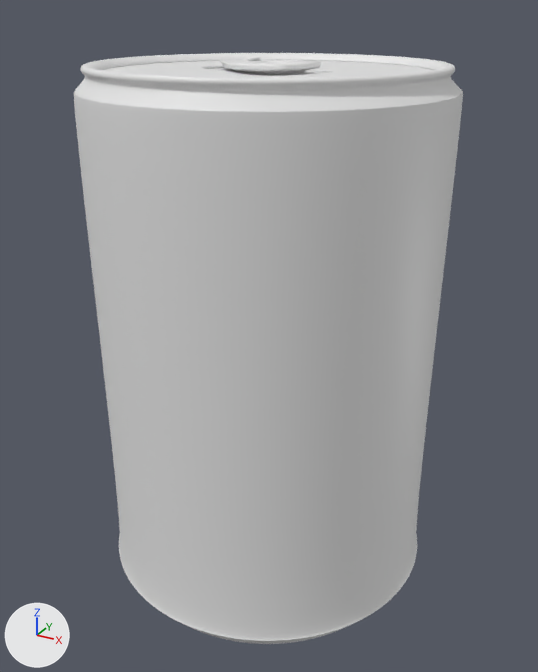
Before and after pictures for a commit that changed the FBX model booster/skardine.fbx.
Rendered twice from a 50 mm lens placed at (1.97, -3.53, 3.16), pointed at (0.04, -0.03, 1.41). Every picture has the same lights, and +X, +Y and +Z are marked at lower left. Where no turn or scale is listed for an object, it has been applied to the vertices. Vertices at the same position are counted once.

The first picture shows 'Cylinder', 'cancup'.
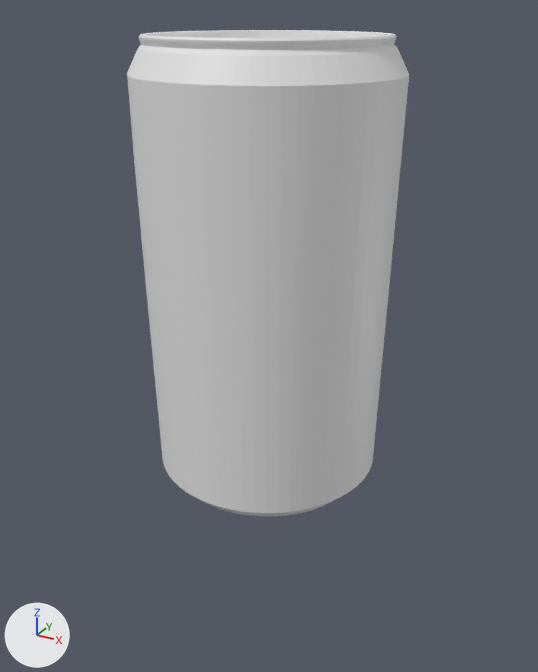
Where the newer file only moved an object's origin or applied its transform, the numbers keep the older frame.

What differs and where, as boxes (x1, y1, x2, y2) in the pictures (538 x 672 px; the box of a moved part takes in the faces that stretch with it):
```json
{"object": "Cylinder", "change": "reshaped, turned, rescaled", "before": [74, 53, 463, 644], "after": [127, 30, 409, 517]}
{"part": 1, "of": "me_cylinder", "change": "added", "after": [127, 30, 409, 517]}
{"part": 2, "of": "me_cylinder", "change": "deleted", "before": [74, 53, 463, 644]}
{"part": 3, "of": "me_cylinder_003", "change": "moved or reshaped", "before": [220, 56, 321, 75], "on screen": "not visible afterwards"}
```

The change, as JSON lines over the scene's bpy script:
```json
{"block": "me_cylinder", "where": "# used by ob_cylinder; location = (0.0, 0.0, 0.0); scale = (1.0, 1.0, 0.6)"}
{"op": "remove", "block": "me_cylinder", "code": "me_cylinder.from_pydata(...)  # 43684 vertices, 43296 faces; spans x -0.96..1.0, y -0.98..0.97, z -0.2..4.85"}
{"op": "add", "block": "me_cylinder", "code": "me_cylinder.from_pydata(...)  # 1490 vertices, 1481 faces; spans x -0.69..0.73, y 0.52..3.05, z -0.7..0.72"}
{"block": "me_cylinder", "change": "me_cylinder part 1: a new loose piece of 1489 vertices spanning x -0.69..0.73, y 0.52..3.05, z -0.7..0.72"}
{"block": "me_cylinder", "change": "me_cylinder part 2: the loose piece of 43414 vertices spanning x -0.96..1.0, y -0.98..0.97, z -0.2..4.85 is deleted"}
{"block": "me_cylinder_003", "where": "me_cylinder_003.from_pydata(...)  # 11038 vertices, 11040 faces; spans x -0.377..0.226, y -0.246..0.238, z -0.095..-0.012"}
{"block": "me_cylinder_003", "where": "# used by ob_cancup; location = (0.069, 0.005, 2.948)"}
{"block": "me_cylinder_003", "change": "me_cylinder_003 part 3: the whole mesh is multiplied about its middle by the matrix ((0.545, -0.085, 0.029), (0.084, 0.544, -0.041), (0.018, 0.044, 0.464)), then moved by (0.039, -0.027, 0.061)"}
{"op": "set", "path": "ob_cylinder.scale", "old": "(1.0, 1.0, 0.6)", "new": "(1.0, 1.0, 1.0)"}
{"op": "set", "path": "ob_cylinder.rotation_euler", "old": "(0.0, 0.0, 0.0)", "new": "(1.571, 0.0, 0.0)", "note": "degrees (0, 0, 0) -> degrees (90, 0, 0)"}
```
